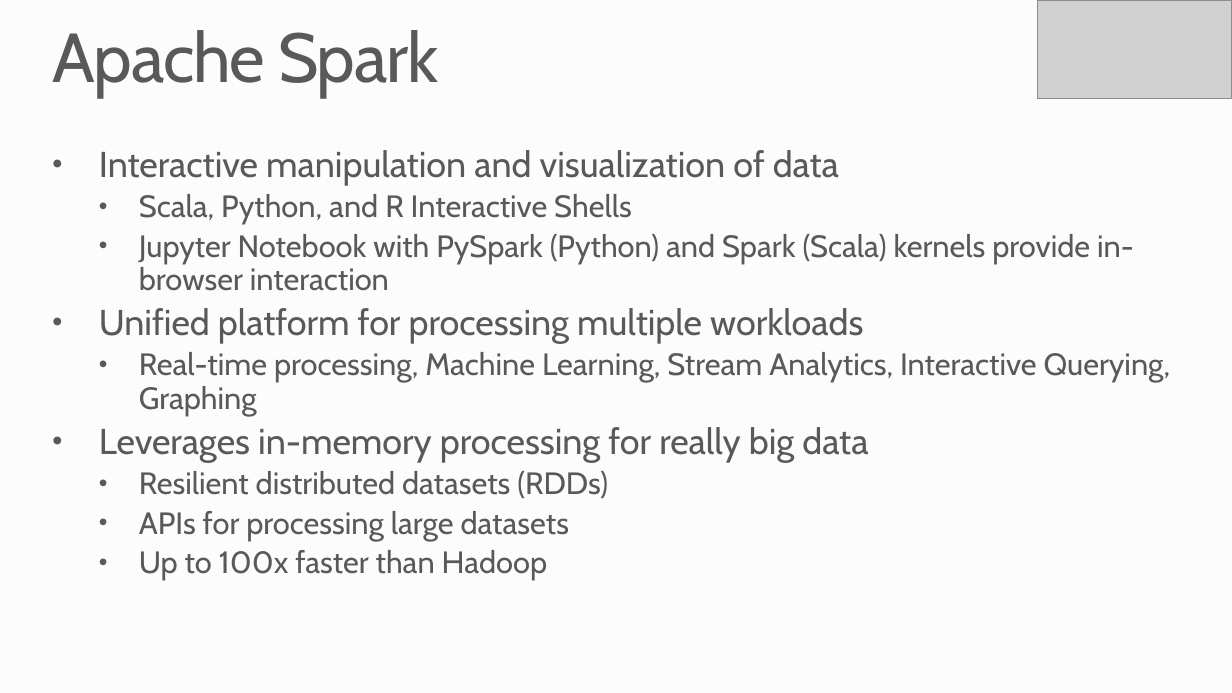
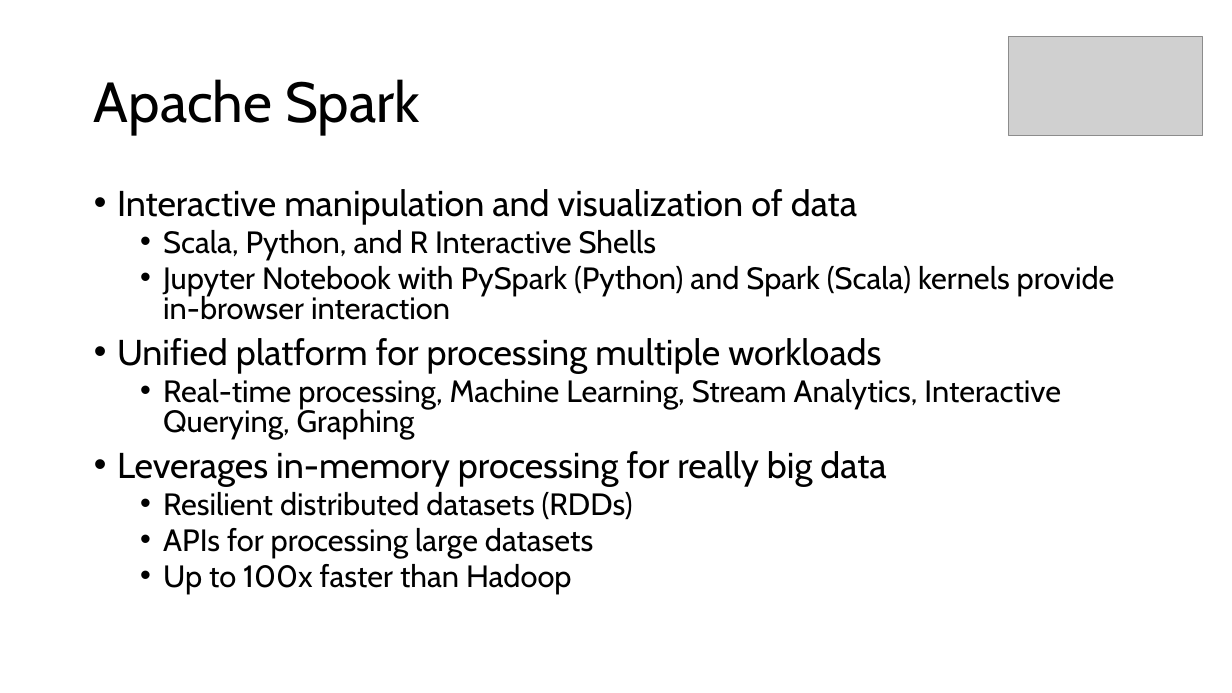
Before and after one commit to microsoft/AcademicContent, a slide deck: slide 5 of Workshop/7. HDInsight/Azure HDInsight.pptx (slide 6 before the commit). Drawn at 1232x693 pixels with LibreOffice and Linux fonts; fonts in the diff are those of the drawing; grey boxes stand for pictures; background and template pictures are left out. Boxes give left, top, right and bottom in pixels: in the first picture for what was removed or moved away, otherwise in the second. Text is boxed around its words. In the diff, an @@ line names an element or a change of style, - is before the commit and + after.

```diff
--- a/Workshop/7. HDInsight/Azure HDInsight.pptx
+++ b/Workshop/7. HDInsight/Azure HDInsight.pptx
@@ background #FCFCFC to #FFFFFF @@
@@ title "Apache Spark": place and size @@
-title "Apache Spark" at box(52, 30, 438, 98)
+title "Apache Spark" at box(94, 79, 420, 135)
@@ title "Apache Spark" at box(94, 79, 420, 135): size 54 to 44 pt, text colour #595959 to #000000, letter spacing -1 to 0 pt; vertical alignment top to middle @@
@@ picture: place and size @@
-picture at box(1038, 0, 1232, 99)
+picture at box(1009, 37, 1203, 136)
@@ text "Interactive manipulation and visualization of ...": place and size @@
-text "Interactive manipulation and visualization of ..." at box(99, 150, 1171, 580)
+text "Interactive manipulation and visualization of ..." at box(117, 189, 1115, 594)
@@ text "Interactive manipulation and visualization of ..." at box(117, 189, 1115, 594): text colour #595959 to #000000; indent changed; line spacing 0.9 to 0.8; more space between paragraphs @@
```
Also in this commit, not shown: 7 other slides changed, 1 slide added, 2 slides removed.
